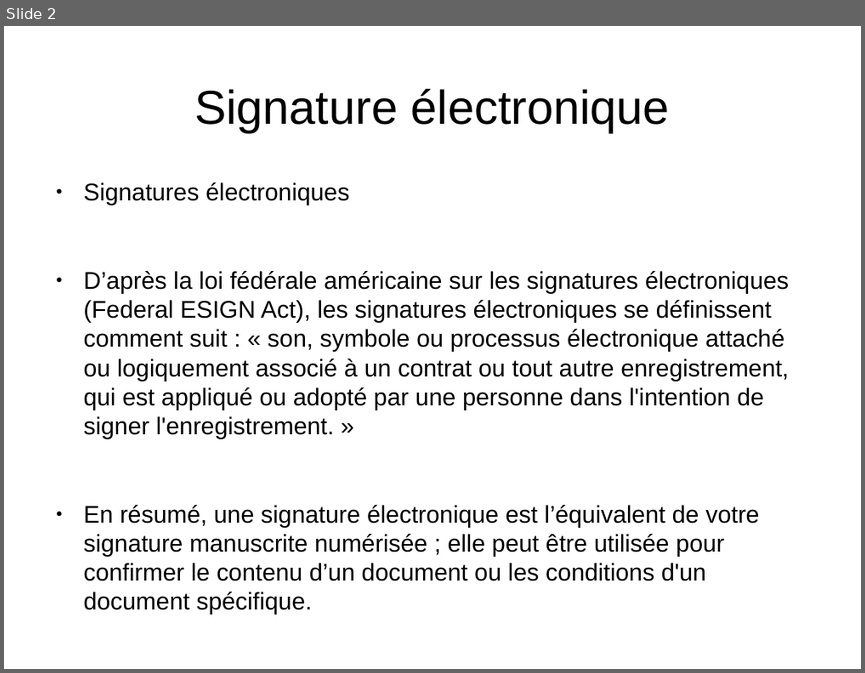
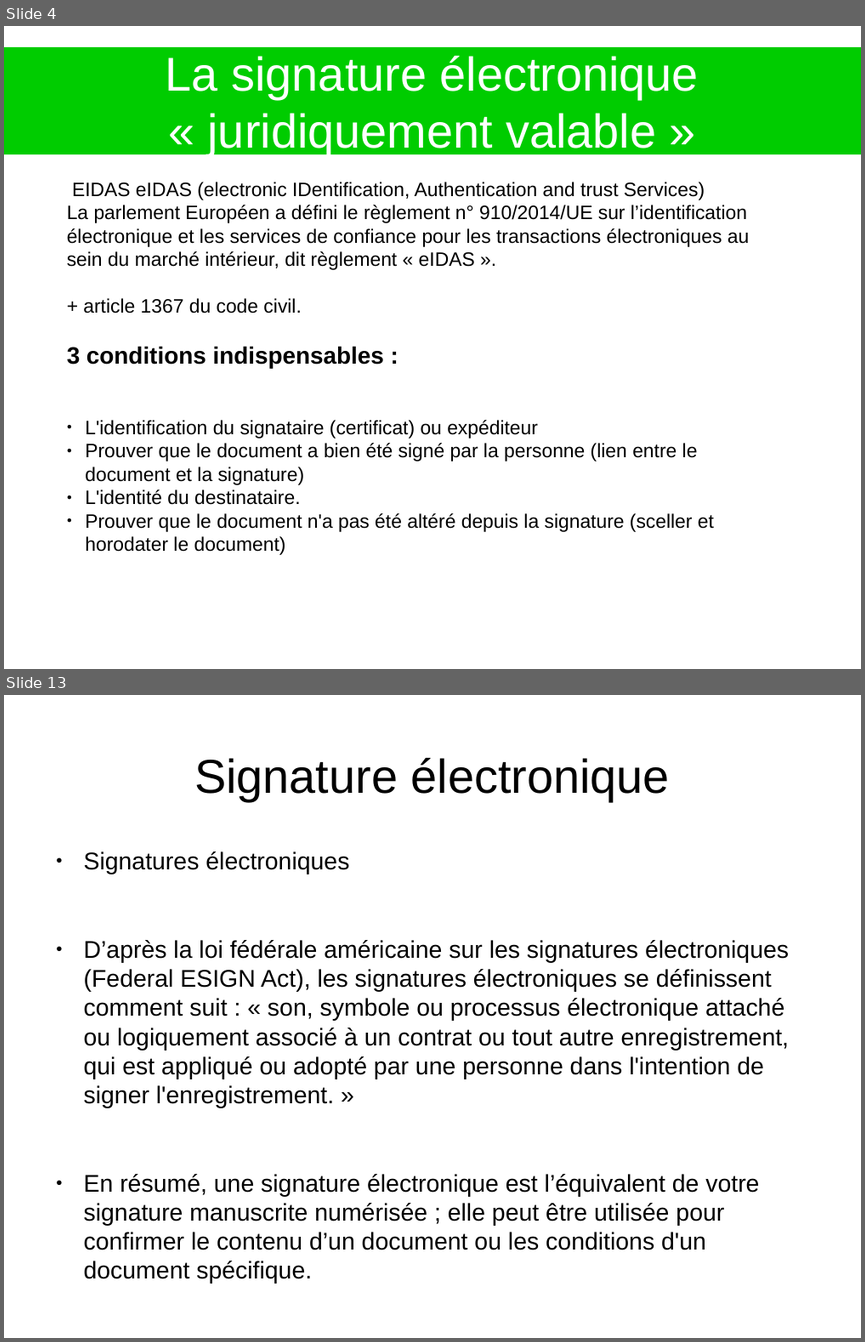
Before and after one commit to heylve/current, a slide deck: Presentations/SignatureElec.odp. Shown one above the other, each under a label of ours: slide 2 before the commit, slides 4 and 13 after it; the slides between them are not shown. The pictures are 865x673 and 865x1342 pixels, drawn with LibreOffice and Linux fonts; fonts in the diff are those of the drawing. Boxes give left, top, right and bottom in pixels: in the first picture for what was removed or moved away, otherwise in the second. Text is boxed around its words. In the diff, an @@ line names an element or a change of style, - is before the commit and + after.

```diff
--- a/Presentations/SignatureElec.odp
+++ b/Presentations/SignatureElec.odp
@@ slide 4 added at (4, 26, 861, 669), background #FFFFFF @@
@@ title added at (4, 47, 861, 154), fill #00CC00, 44 pt, text #FFFFFF @@
+La signature électronique « juridiquement valable »
@@ text added at (67, 182, 749, 555), 18 pt, text #000000 @@
+EIDAS eIDAS (electronic IDentification, Authentication and trust Services)
+La parlement Européen a défini le règlement n° 910/2014/UE sur l’identification électronique et les services de confiance pour les transactions électroniques au sein du marché intérieur, dit règlement « eIDAS ».
++ article 1367 du code civil.
+3 conditions indispensables :
+● L'identification du signataire (certificat) ou expéditeur
+● Prouver que le document a bien été signé par la personne (lien entre le document et la signature)
+● L'identité du destinataire.
+● Prouver que le document n'a pas été altéré depuis la signature (sceller et horodater le document)
@@ what was slide 2 is now slide 13 @@
```
Also in this commit, not shown: 1 slide changed, 10 other slides added, 5 other files.
